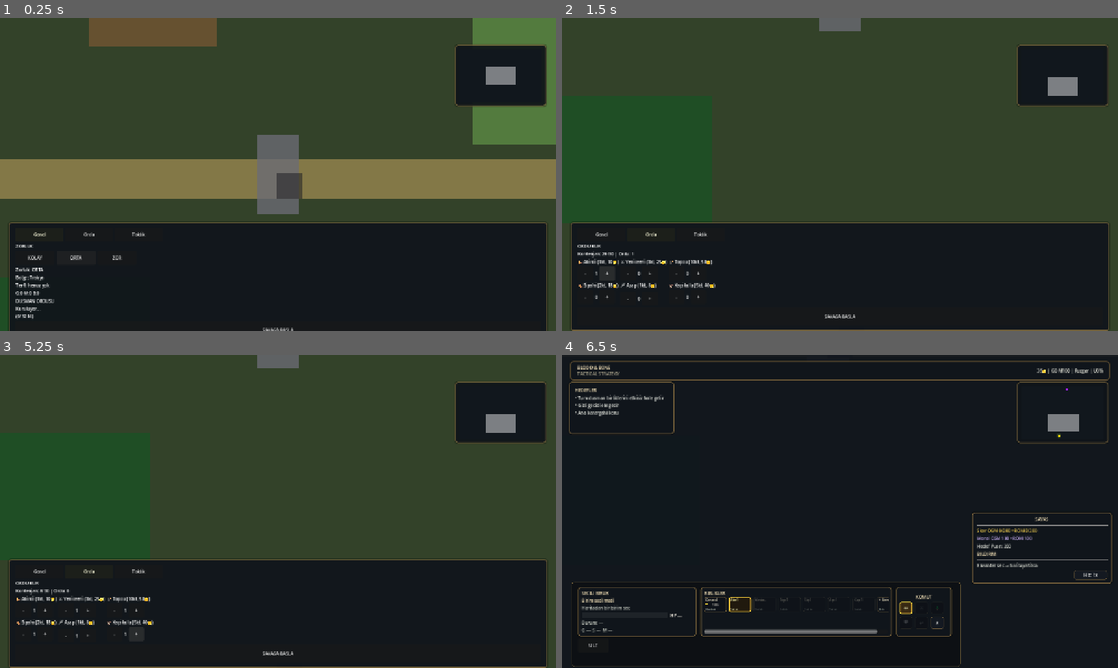
Above: before the commit, frames 1-4 (two rows, left to right).
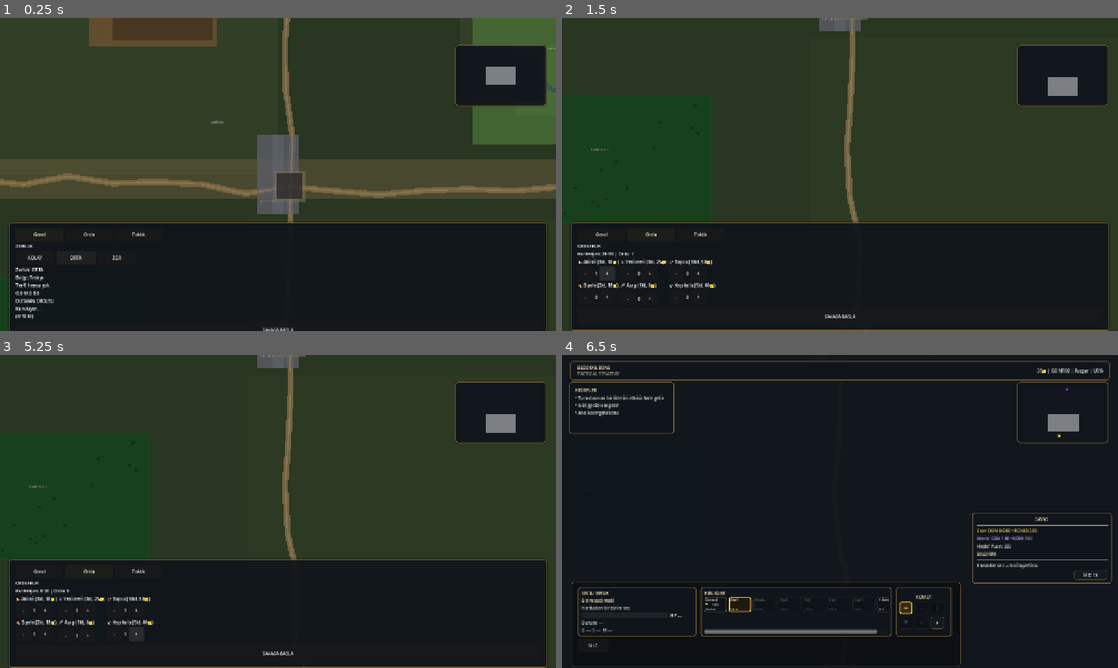
Above: after the commit, the same moments.

Repository: mucahitcan71-stack/bloodandbone
Game: Godot game, scene res://scenes/Main.tscn
Same seed, same stepped clock (60 frames per second), same inputs: the game is played once before the commit and once after it.
Inputs:
- Up to frame 1 (0.25 s): no input
- Up to frame 2 (1.5 s): click "SAVASA BASLA" at 0.5 s; click "+" at 1.25 s
- Up to frame 3 (5.25 s): click "+" at 2 s; click "+" at 2.75 s; click "+" at 3.5 s; click "+" at 4.25 s; click "+" at 5 s
- Up to frame 4 (6.5 s): click "SAVASA BASLA" at 5.75 s

The runs differ from the first frame. In frame 1, 12% of the frame differs, in the area x 0-100%, y 0-66%; in frame 2, 0.8%; in frame 3, 0.8%; in frame 4, less than 0.1%.

Commit message:
visual: add basic terrain roads and region labels
Improve map visuals with terrain tones, organic roads, region labels, forest markers, and control point decor without changing gameplay logic.

Co-authored-by: Cursor <cursoragent@cursor.com>

Diff:
--- a/data/maps/anadolu.json
+++ b/data/maps/anadolu.json
@@ -19,5 +19,14 @@
 		{"tip": "yol", "x": 680, "y": 1490, "w": 3740, "h": 120, "hiz_bonus": 1.15},
 		{"tip": "kopru", "x": 2440, "y": 1380, "w": 150, "h": 260, "tek_sira": true, "savunma_bonus": 1.3}
 	],
+	"bolge_etiketleri": [
+		{"metin": "Kızılorman", "x": 3360, "y": 2040},
+		{"metin": "Dumanlı Vadi", "x": 1280, "y": 2140},
+		{"metin": "Gizli Geçit", "x": 940, "y": 1360},
+		{"metin": "Aksu Nehri", "x": 1420, "y": 2220},
+		{"metin": "Kara Tepe", "x": 1860, "y": 920},
+		{"metin": "Eski Yol", "x": 2280, "y": 1360},
+		{"metin": "Taş Geçit", "x": 2450, "y": 1590}
+	],
 	"arkaplan": ""
 }
--- a/data/maps/balkanlar.json
+++ b/data/maps/balkanlar.json
@@ -19,5 +19,14 @@
 		{"tip": "yol", "x": 500, "y": 1470, "w": 4060, "h": 120, "hiz_bonus": 1.15},
 		{"tip": "kopru", "x": 2400, "y": 1390, "w": 150, "h": 250, "tek_sira": true, "savunma_bonus": 1.3}
 	],
+	"bolge_etiketleri": [
+		{"metin": "Kızılorman", "x": 1380, "y": 2000},
+		{"metin": "Dumanlı Vadi", "x": 3440, "y": 1980},
+		{"metin": "Gizli Geçit", "x": 3840, "y": 1420},
+		{"metin": "Aksu Nehri", "x": 3580, "y": 2060},
+		{"metin": "Kara Tepe", "x": 2820, "y": 700},
+		{"metin": "Eski Yol", "x": 2200, "y": 1340},
+		{"metin": "Taş Geçit", "x": 2380, "y": 1600}
+	],
 	"arkaplan": ""
 }
--- a/data/maps/levant.json
+++ b/data/maps/levant.json
@@ -19,5 +19,14 @@
 		{"tip": "yol", "x": 560, "y": 1460, "w": 3920, "h": 130, "hiz_bonus": 1.15},
 		{"tip": "kopru", "x": 2430, "y": 1370, "w": 140, "h": 260, "tek_sira": true, "savunma_bonus": 1.3}
 	],
+	"bolge_etiketleri": [
+		{"metin": "Kızılorman", "x": 1280, "y": 2060},
+		{"metin": "Dumanlı Vadi", "x": 2180, "y": 2140},
+		{"metin": "Gizli Geçit", "x": 3960, "y": 1400},
+		{"metin": "Aksu Nehri", "x": 2340, "y": 2220},
+		{"metin": "Kara Tepe", "x": 3140, "y": 860},
+		{"metin": "Eski Yol", "x": 2260, "y": 1320},
+		{"metin": "Taş Geçit", "x": 2430, "y": 1580}
+	],
 	"arkaplan": ""
 }
--- a/data/maps/trakya.json
+++ b/data/maps/trakya.json
@@ -19,5 +19,14 @@
 		{"tip": "yol", "x": 640, "y": 1450, "w": 3740, "h": 130, "hiz_bonus": 1.15},
 		{"tip": "kopru", "x": 2430, "y": 1370, "w": 140, "h": 260, "tek_sira": true, "savunma_bonus": 1.3}
 	],
+	"bolge_etiketleri": [
+		{"metin": "Kızılorman", "x": 1680, "y": 2010},
+		{"metin": "Dumanlı Vadi", "x": 3380, "y": 1080},
+		{"metin": "Gizli Geçit", "x": 1080, "y": 1580},
+		{"metin": "Aksu Nehri", "x": 3460, "y": 1180},
+		{"metin": "Kara Tepe", "x": 1980, "y": 820},
+		{"metin": "Eski Yol", "x": 2280, "y": 1320},
+		{"metin": "Taş Geçit", "x": 2440, "y": 1580}
+	],
 	"arkaplan": ""
 }
--- a/scripts/systems/game_data.gd
+++ b/scripts/systems/game_data.gd
@@ -146,6 +146,18 @@
 					"gizlenme": true,
 				})
 
+	var bolge_etiketleri: Array = []
+	var raw_etiketler = data.get("bolge_etiketleri", [])
+	if typeof(raw_etiketler) == TYPE_ARRAY:
+		for raw in raw_etiketler:
+			if typeof(raw) != TYPE_DICTIONARY:
+				continue
+			bolge_etiketleri.append({
+				"metin": str(raw.get("metin", "")),
+				"x": float(raw.get("x", 0.0)),
+				"y": float(raw.get("y", 0.0)),
+			})
+
 	return {
 		"id": str(data.get("id", "")),
 		"isim": str(data.get("isim", data.get("id", "Harita"))),
@@ -154,6 +166,7 @@
 		"nokta_altin": data.get("nokta_altin", {"A": 3, "B": 3, "C": 6, "D": 3, "E": 3}).duplicate(),
 		"sinir": bounds,
 		"arazi_bolgeleri": arazi_bolgeleri,
+		"bolge_etiketleri": bolge_etiketleri,
 		"arkaplan": str(data.get("arkaplan", "")),
 	}
 
--- a/scripts/systems/world_system.gd
+++ b/scripts/systems/world_system.gd
@@ -2,6 +2,10 @@
 class_name WorldSystem
 
 const GameData = preload("res://scripts/systems/game_data.gd")
+
+const _YOL_BAGLANTILARI: Array = [
+	["A", "C"], ["C", "B"], ["C", "D"], ["C", "E"],
+]
 
 var _root: Node2D = null
 var _on_map_applied: Callable
@@ -14,7 +18,9 @@
 var nokta_altin = {}
 var arazi_bolgeleri: Array = []
 var orman_bolgeleri: Array = []
+var bolge_etiketleri: Array = []
 var arazi_katmani: Node2D = null
+var decor_katmani: Node2D = null
 var kamera: Camera2D = null
 
 func configure(root: Node2D) -> void:
@@ -67,6 +73,7 @@
 	nokta_altin = map_data["nokta_altin"].duplicate()
 	harita_sinir = map_data["sinir"].duplicate()
 	arazi_bolgeleri = map_data.get("arazi_bolgeleri", []).duplicate(true)
+	bolge_etiketleri = map_data.get("bolge_etiketleri", []).duplicate(true)
 	orman_bolgeleri = []
 	for bolge in arazi_bolgeleri:
 		if str(bolge.get("tip", "")) == "orman":
@@ -104,28 +111,71 @@
 	kamera.position.y = clamp(kamera.position.y, harita_sinir["min_y"], harita_sinir["max_y"])
 
 func arazi_katmani_olustur() -> void:
-	if _root == null or is_instance_valid(arazi_katmani):
-		return
-	arazi_katmani = Node2D.new()
-	arazi_katmani.name = "AraziLayer"
-	_root.add_child(arazi_katmani)
-	_root.move_child(arazi_katmani, 0)
+	if _root == null:
+		return
+	if not is_instance_valid(arazi_katmani):
+		arazi_katmani = Node2D.new()
+		arazi_katmani.name = "AraziLayer"
+		_root.add_child(arazi_katmani)
+		_root.move_child(arazi_katmani, 0)
+	decor_katmani_olustur()
 	arazi_gorsellerini_guncelle()
+	decor_gorsellerini_guncelle()
+
+func decor_katmani_olustur() -> void:
+	if _root == null or is_instance_valid(decor_katmani):
+		return
+	decor_katmani = Node2D.new()
+	decor_katmani.name = "MapDecorLayer"
+	decor_katmani.z_index = -1
+	_root.add_child(decor_katmani)
+	if is_instance_valid(arazi_katmani):
+		var arazi_idx = arazi_katmani.get_index()
+		_root.move_child(decor_katmani, arazi_idx + 1)
 
 func build_control_points(capture_barlar: Dictionary) -> void:
 	for nokta in nokta_konumlari:
+		var pos = nokta_konumlari[nokta]
+
+		var zemin = ColorRect.new()
+		zemin.color = Color(0.34, 0.3, 0.22, 0.5)
+		zemin.size = Vector2(132, 132)
+		zemin.position = pos - Vector2(26, 26)
+		zemin.name = "NoktaZemin_" + nokta
+		zemin.mouse_filter = Control.MOUSE_FILTER_IGNORE
+		zemin.z_index = -3
+		_root.add_child(zemin)
+
+		var tas_leke = ColorRect.new()
+		tas_leke.color = Color(0.42, 0.38, 0.3, 0.35)
+		tas_leke.size = Vector2(96, 96)
+		tas_leke.position = pos - Vector2(8, 8)
+		tas_leke.name = "NoktaTas_" + nokta
+		tas_leke.mouse_filter = Control.MOUSE_FILTER_IGNORE
+		tas_leke.z_index = -2
+		_root.add_child(tas_leke)
+
+		var halka = ColorRect.new()
+		halka.color = Color(0.5, 0.44, 0.32, 0.45)
+		halka.size = Vector2(104, 104)
+		halka.position = pos - Vector2(12, 12)
+		halka.name = "NoktaHalka_" + nokta
+		halka.mouse_filter = Control.MOUSE_FILTER_IGNORE
+		halka.z_index = -1
+		_root.add_child(halka)
+
 		var cerceve = ColorRect.new()
-		cerceve.color = Color(0.12, 0.12, 0.14, 0.55)
+		cerceve.color = Color(0.1, 0.1, 0.12, 0.65)
 		cerceve.size = Vector2(84, 84)
-		cerceve.position = nokta_konumlari[nokta] - Vector2(2, 2)
+		cerceve.position = pos - Vector2(2, 2)
 		cerceve.name = "NoktaCerceve_" + nokta
 		cerceve.mouse_filter = Control.MOUSE_FILTER_IGNORE
 		_root.add_child(cerceve)
 
 		var kare = ColorRect.new()
-		kare.color = Color(0.38, 0.4, 0.44, 0.92)
+		kare.color = Color(0.44, 0.4, 0.34, 0.94)
 		kare.size = Vector2(80, 80)
-		kare.position = nokta_konumlari[nokta]
+		kare.position = pos
 		kare.name = "Nokta_" + nokta
 		_root.add_child(kare)
 
@@ -134,20 +184,20 @@
 		isim_l.text = nokta
 		isim_l.add_theme_font_size_override("font_size", 14)
 		isim_l.add_theme_color_override("font_color", Color(0.95, 0.92, 0.85))
-		isim_l.position = nokta_konumlari[nokta] + Vector2(30, 30)
+		isim_l.position = pos + Vector2(30, 30)
 		_root.add_child(isim_l)
 
 		var bar_bg = ColorRect.new()
 		bar_bg.name = "CaptureBg_" + nokta
 		bar_bg.color = Color(0.15, 0.15, 0.18, 0.9)
 		bar_bg.size = Vector2(80, 8)
-		bar_bg.position = nokta_konumlari[nokta] + Vector2(0, 85)
+		bar_bg.position = pos + Vector2(0, 85)
 		_root.add_child(bar_bg)
 
 		var bar = ColorRect.new()
 		bar.color = Color(0.85, 0.72, 0.2, 1.0)
 		bar.size = Vector2(40, 8)
-		bar.position = nokta_konumlari[nokta] + Vector2(0, 85)
+		bar.position = pos + Vector2(0, 85)
 		bar.name = "CaptureBar_" + nokta
 		_root.add_child(bar)
 		capture_barlar[nokta] = bar
@@ -155,7 +205,7 @@
 		var puan_l = Label.new()
 		puan_l.name = "Label_Puan_" + nokta
 		puan_l.text = "+" + str(nokta_puan[nokta])
-		puan_l.position = nokta_konumlari[nokta] + Vector2(30, -20)
+		puan_l.position = pos + Vector2(30, -20)
 		_root.add_child(puan_l)
 
 func birimin_arazisini_bul(konum: Vector2) -> Dictionary:
@@ -181,20 +231,35 @@
 func harita_gorsellerini_guncelle() -> void:
 	if _root == null:
 		return
+	decor_katmani_olustur()
 	arazi_gorsellerini_guncelle()
+	decor_gorsellerini_guncelle()
 	for nokta in nokta_konumlari:
 		var pos = nokta_konumlari[nokta]
-		if _root.has_node("Nokta_" + nokta):
-			_root.get_node("Nokta_" + nokta).position = pos
-		if _root.has_node("Label_Nokta_" + nokta):
-			_root.get_node("Label_Nokta_" + nokta).position = pos + Vector2(30, 30)
-		if _root.has_node("Label_Puan_" + nokta):
-			_root.get_node("Label_Puan_" + nokta).position = pos + Vector2(30, -20)
-			_root.get_node("Label_Puan_" + nokta).text = "+" + str(nokta_puan.get(nokta, 1))
-		if _root.has_node("CaptureBg_" + nokta):
-			_root.get_node("CaptureBg_" + nokta).position = pos + Vector2(0, 85)
+		_nokta_gorsel_konumla(nokta, pos)
 	if _on_map_visuals_extra.is_valid():
 		_on_map_visuals_extra.call()
+
+func _nokta_gorsel_konumla(nokta: String, pos: Vector2) -> void:
+	if _root.has_node("NoktaZemin_" + nokta):
+		_root.get_node("NoktaZemin_" + nokta).position = pos - Vector2(26, 26)
+	if _root.has_node("NoktaTas_" + nokta):
+		_root.get_node("NoktaTas_" + nokta).position = pos - Vector2(8, 8)
+	if _root.has_node("NoktaHalka_" + nokta):
+		_root.get_node("NoktaHalka_" + nokta).position = pos - Vector2(12, 12)
+	if _root.has_node("NoktaCerceve_" + nokta):
+		_root.get_node("NoktaCerceve_" + nokta).position = pos - Vector2(2, 2)
+	if _root.has_node("Nokta_" + nokta):
+		_root.get_node("Nokta_" + nokta).position = pos
+	if _root.has_node("Label_Nokta_" + nokta):
+		_root.get_node("Label_Nokta_" + nokta).position = pos + Vector2(30, 30)
+	if _root.has_node("Label_Puan_" + nokta):
+		_root.get_node("Label_Puan_" + nokta).position = pos + Vector2(30, -20)
+		_root.get_node("Label_Puan_" + nokta).text = "+" + str(nokta_puan.get(nokta, 1))
+	if _root.has_node("CaptureBg_" + nokta):
+		_root.get_node("CaptureBg_" + nokta).position = pos + Vector2(0, 85)
+	if _root.has_node("CaptureBar_" + nokta):
+		_root.get_node("CaptureBar_" + nokta).position = pos + Vector2(0, 85)
 
 func arazi_gorsellerini_guncelle() -> void:
 	if not is_instance_valid(arazi_katmani):
@@ -202,37 +267,257 @@
 	for c in arazi_katmani.get_children():
 		c.queue_free()
 	var sinir = harita_sinir
+	_taban_katmani_ekle(sinir)
+	_arazi_leke_katmani_ekle(sinir)
+	for i in range(arazi_bolgeleri.size()):
+		var bolge = arazi_bolgeleri[i]
+		var rect: Rect2 = bolge.get("rect", Rect2())
+		if rect.size.x <= 0 or rect.size.y <= 0:
+			continue
+		var tip = str(bolge.get("tip", "duz_arazi"))
+		_arazi_bolge_ciz(bolge, rect, tip, i)
+
+func decor_gorsellerini_guncelle() -> void:
+	if not is_instance_valid(decor_katmani):
+		return
+	for c in decor_katmani.get_children():
+		c.queue_free()
+	_gorsel_yollar_ekle()
+	_akarsu_ekle()
+	_bolge_etiketleri_ekle()
+
+func _taban_katmani_ekle(sinir: Dictionary) -> void:
 	var taban = ColorRect.new()
 	taban.name = "AraziTaban"
 	taban.position = Vector2(sinir["min_x"], sinir["min_y"])
 	taban.size = Vector2(sinir["max_x"] - sinir["min_x"], sinir["max_y"] - sinir["min_y"])
-	taban.color = Color(0.2, 0.26, 0.16, 1.0)
+	taban.color = Color(0.16, 0.21, 0.13, 1.0)
 	taban.mouse_filter = Control.MOUSE_FILTER_IGNORE
 	taban.z_index = -2
 	arazi_katmani.add_child(taban)
+
+func _arazi_leke_katmani_ekle(sinir: Dictionary) -> void:
+	var w = sinir["max_x"] - sinir["min_x"]
+	var h = sinir["max_y"] - sinir["min_y"]
+	var lekeler = [
+		{"p": Vector2(sinir["min_x"] + w * 0.08, sinir["min_y"] + h * 0.12), "s": Vector2(w * 0.42, h * 0.38), "c": Color(0.22, 0.28, 0.17, 0.55)},
+		{"p": Vector2(sinir["min_x"] + w * 0.48, sinir["min_y"] + h * 0.55), "s": Vector2(w * 0.36, h * 0.32), "c": Color(0.19, 0.24, 0.15, 0.45)},
+		{"p": Vector2(sinir["min_x"] + w * 0.62, sinir["min_y"] + h * 0.08), "s": Vector2(w * 0.3, h * 0.28), "c": Color(0.24, 0.3, 0.18, 0.4)},
+	]
+	for i in range(lekeler.size()):
+		var leke_data = lekeler[i]
+		var leke = ColorRect.new()
+		leke.name = "AraziLeke" + str(i)
+		leke.position = leke_data["p"]
+		leke.size = leke_data["s"]
+		leke.color = leke_data["c"]
+		leke.mouse_filter = Control.MOUSE_FILTER_IGNORE
+		leke.z_index = -2
+		arazi_katmani.add_child(leke)
+
+func _arazi_bolge_ciz(bolge: Dictionary, rect: Rect2, tip: String, bolge_idx: int) -> void:
+	var alan = ColorRect.new()
+	alan.position = rect.position
+	alan.size = rect.size
+	alan.color = _arazi_renk(tip)
+	alan.mouse_filter = Control.MOUSE_FILTER_IGNORE
+	alan.z_index = -1
+	arazi_katmani.add_child(alan)
+	match tip:
+		"tepe":
+			_tepe_gorsel_ekle(rect)
+		"orman":
+			_orman_gorsel_ekle(rect, bolge_idx)
+		"vadi":
+			_vadi_gorsel_ekle(rect)
+		"dar_gecit", "kopru":
+			_gecit_gorsel_ekle(rect, tip)
+		"yol":
+			pass
+
+func _tepe_gorsel_ekle(rect: Rect2) -> void:
+	var isik = ColorRect.new()
+	isik.position = rect.position + Vector2(rect.size.x * 0.06, rect.size.y * 0.05)
+	isik.size = Vector2(rect.size.x * 0.52, rect.size.y * 0.42)
+	isik.color = Color(0.56, 0.42, 0.26, 0.28)
+	isik.mouse_filter = Control.MOUSE_FILTER_IGNORE
+	isik.z_index = -1
+	arazi_katmani.add_child(isik)
+	var golge = ColorRect.new()
+	golge.position = rect.position + Vector2(rect.size.x * 0.18, rect.size.y * 0.52)
+	golge.size = Vector2(rect.size.x * 0.78, rect.size.y * 0.42)
+	golge.color = Color(0.1, 0.08, 0.05, 0.38)
+	golge.mouse_filter = Control.MOUSE_FILTER_IGNORE
+	golge.z_index = -1
+	arazi_katmani.add_child(golge)
+
+func _orman_gorsel_ekle(rect: Rect2, bolge_idx: int) -> void:
+	var kenar = ColorRect.new()
+	kenar.position = rect.position + Vector2(6, 6)
+	kenar.size = rect.size - Vector2(12, 12)
+	kenar.color = Color(0.07, 0.22, 0.1, 0.35)
+	kenar.mouse_filter = Control.MOUSE_FILTER_IGNORE
+	kenar.z_index = -1
+	arazi_katmani.add_child(kenar)
+	var rng = RandomNumberGenerator.new()
+	rng.seed = hash(aktif_harita_id + str(bolge_idx) + str(int(rect.position.x)))
+	var adet = clampi(int(rect.size.x * rect.size.y / 16000.0), 8, 20)
+	for i in range(adet):
+		var px = rect.position.x + rng.randf_range(14.0, max(16.0, rect.size.x - 14.0))
+		var py = rect.position.y + rng.randf_range(14.0, max(16.0, rect.size.y - 14.0))
+		var agac_golge = ColorRect.new()
+		agac_golge.size = Vector2(12, 9)
+		agac_golge.position = Vector2(px - 4.0, py - 6.0)
+		agac_golge.color = Color(0.05, 0.18, 0.08, 0.75)
+		agac_golge.mouse_filter = Control.MOUSE_FILTER_IGNORE
+		agac_golge.z_index = -1
+		arazi_katmani.add_child(agac_golge)
+		var govde = ColorRect.new()
+		govde.size = Vector2(3, 6)
+		govde.position = Vector2(px, py)
+		govde.color = Color(0.2, 0.14, 0.09, 0.9)
+		govde.mouse_filter = Control.MOUSE_FILTER_IGNORE
+		govde.z_index = -1
+		arazi_katmani.add_child(govde)
+
+func _vadi_gorsel_ekle(rect: Rect2) -> void:
+	var cukur = ColorRect.new()
+	cukur.position = rect.position + Vector2(rect.size.x * 0.2, rect.size.y * 0.22)
+	cukur.size = Vector2(rect.size.x * 0.6, rect.size.y * 0.56)
+	cukur.color = Color(0.32, 0.48, 0.24, 0.32)
+	cukur.mouse_filter = Control.MOUSE_FILTER_IGNORE
+	cukur.z_index = -1
+	arazi_katmani.add_child(cukur)
+
+func _gecit_gorsel_ekle(rect: Rect2, tip: String) -> void:
+	var cizgi = ColorRect.new()
+	if rect.size.x > rect.size.y:
+		cizgi.position = rect.position + Vector2(0, rect.size.y * 0.38)
+		cizgi.size = Vector2(rect.size.x, max(8.0, rect.size.y * 0.24))
+	else:
+		cizgi.position = rect.position + Vector2(rect.size.x * 0.38, 0)
+		cizgi.size = Vector2(max(8.0, rect.size.x * 0.24), rect.size.y)
+	var renk = Color(0.36, 0.36, 0.38, 0.55) if tip == "dar_gecit" else Color(0.38, 0.4, 0.44, 0.5)
+	cizgi.color = renk
+	cizgi.mouse_filter = Control.MOUSE_FILTER_IGNORE
+	cizgi.z_index = -1
+	arazi_katmani.add_child(cizgi)
+
+func _gorsel_yollar_ekle() -> void:
+	for baglanti in _YOL_BAGLANTILARI:
+		if baglanti.size() < 2:
+			continue
+		var a_id = str(baglanti[0])
+		var b_id = str(baglanti[1])
+		if not nokta_konumlari.has(a_id) or not nokta_konumlari.has(b_id):
+			continue
+		var bas = get_point_center(a_id)
+		var bit = get_point_center(b_id)
+		_yol_cizgisi_ekle(bas, bit, hash(a_id + b_id + aktif_harita_id))
+
+func _yol_cizgisi_ekle(baslangic: Vector2, bitis: Vector2, seed_val: int) -> void:
+	var noktalar = _organik_yol_noktalari(baslangic, bitis, seed_val)
+	var kenar = Line2D.new()
+	kenar.points = noktalar
+	kenar.width = 28.0
+	kenar.default_color = Color(0.28, 0.22, 0.14, 0.55)
+	kenar.antialiased = true
+	kenar.z_index = -2
+	decor_katmani.add_child(kenar)
+	var yol = Line2D.new()
+	yol.points = noktalar
+	yol.width = 20.0
+	yol.default_color = Color(0.5, 0.42, 0.28, 0.82)
+	yol.antialiased = true
+	yol.z_index = -1
+	decor_katmani.add_child(yol)
+	var orta = Line2D.new()
+	orta.points = noktalar
+	orta.width = 6.0
+	orta.default_color = Color(0.62, 0.54, 0.36, 0.45)
+	orta.antialiased = true
+	orta.z_index = 0
+	decor_katmani.add_child(orta)
+
+func _organik_yol_noktalari(baslangic: Vector2, bitis: Vector2, seed_val: int) -> PackedVector2Array:
+	var rng = RandomNumberGenerator.new()
+	rng.seed = seed_val
+	var adim = clampi(int(baslangic.distance_to(bitis) / 140.0), 6, 16)
+	var pts = PackedVector2Array()
+	pts.append(baslangic)
+	var yon = bitis - baslangic
+	var perp = Vector2(-yon.y, yon.x).normalized()
+	for i in range(1, adim):
+		var t = float(i) / float(adim)
+		var p = baslangic.lerp(bitis, t)
+		var dalga = sin(t * PI * 2.4 + float(seed_val % 7)) * 22.0
+		dalga += rng.randf_range(-14.0, 14.0)
+		p += perp * dalga
+		pts.append(p)
+	pts.append(bitis)
+	return pts
+
+func _akarsu_ekle() -> void:
 	for bolge in arazi_bolgeleri:
+		if str(bolge.get("tip", "")) != "vadi":
+			continue
 		var rect: Rect2 = bolge.get("rect", Rect2())
-		if rect.size.x <= 0 or rect.size.y <= 0:
-			continue
-		var alan = ColorRect.new()
-		alan.position = rect.position
-		alan.size = rect.size
-		alan.color = _arazi_renk(str(bolge.get("tip", "duz_arazi")))
-		alan.mouse_filter = Control.MOUSE_FILTER_IGNORE
-		alan.z_index = -1
-		arazi_katmani.add_child(alan)
+		if rect.size.x <= 0:
+			continue
+		var pts = PackedVector2Array()
+		var bas_x = rect.position.x + rect.size.x * 0.15
+		var bit_x = rect.position.x + rect.size.x * 0.82
+		var mid_y = rect.position.y + rect.size.y * 0.5
+		pts.append(Vector2(bas_x, mid_y - rect.size.y * 0.18))
+		pts.append(Vector2(bas_x + rect.size.x * 0.22, mid_y + rect.size.y * 0.08))
+		pts.append(Vector2(bas_x + rect.size.x * 0.48, mid_y - rect.size.y * 0.06))
+		pts.append(Vector2(bas_x + rect.size.x * 0.68, mid_y + rect.size.y * 0.12))
+		pts.append(Vector2(bit_x, mid_y - rect.size.y * 0.04))
+		var kenar = Line2D.new()
+		kenar.points = pts
+		kenar.width = 14.0
+		kenar.default_color = Color(0.14, 0.22, 0.3, 0.45)
+		kenar.antialiased = true
+		decor_katmani.add_child(kenar)
+		var su = Line2D.new()
+		su.points = pts
+		su.width = 8.0
+		su.default_color = Color(0.22, 0.34, 0.42, 0.65)
+		su.antialiased = true
+		decor_katmani.add_child(su)
+		return
+
+func _bolge_etiketleri_ekle() -> void:
+	for etiket in bolge_etiketleri:
+		var metin = str(etiket.get("metin", ""))
+		if metin == "":
+			continue
+		var golge = Label.new()
+		golge.text = metin
+		golge.position = Vector2(float(etiket.get("x", 0.0)) + 1.0, float(etiket.get("y", 0.0)) + 1.0)
+		golge.add_theme_font_size_override("font_size", 11)
+		golge.add_theme_color_override("font_color", Color(0.05, 0.06, 0.05, 0.55))
+		golge.mouse_filter = Control.MOUSE_FILTER_IGNORE
+		decor_katmani.add_child(golge)
+		var label = Label.new()
+		label.text = metin
+		label.position = Vector2(float(etiket.get("x", 0.0)), float(etiket.get("y", 0.0)))
+		label.add_theme_font_size_override("font_size", 11)
+		label.add_theme_color_override("font_color", Color(0.78, 0.76, 0.7, 0.72))
+		label.mouse_filter = Control.MOUSE_FILTER_IGNORE
+		decor_katmani.add_child(label)
 
 func _arazi_renk(tip: String) -> Color:
 	if tip == "tepe":
-		return Color(0.48, 0.34, 0.2, 0.72)
+		return Color(0.44, 0.31, 0.19, 0.78)
 	if tip == "orman":
-		return Color(0.1, 0.32, 0.14, 0.78)
+		return Color(0.09, 0.28, 0.12, 0.82)
 	if tip == "dar_gecit":
-		return Color(0.28, 0.28, 0.3, 0.75)
+		return Color(0.24, 0.24, 0.26, 0.78)
 	if tip == "vadi":
-		return Color(0.38, 0.58, 0.28, 0.7)
+		return Color(0.3, 0.46, 0.22, 0.72)
 	if tip == "yol":
-		return Color(0.62, 0.54, 0.32, 0.75)
+		return Color(0.48, 0.4, 0.26, 0.38)
 	if tip == "kopru":
-		return Color(0.42, 0.42, 0.46, 0.78)
+		return Color(0.36, 0.36, 0.4, 0.8)
 	return Color(0, 0, 0, 0)
